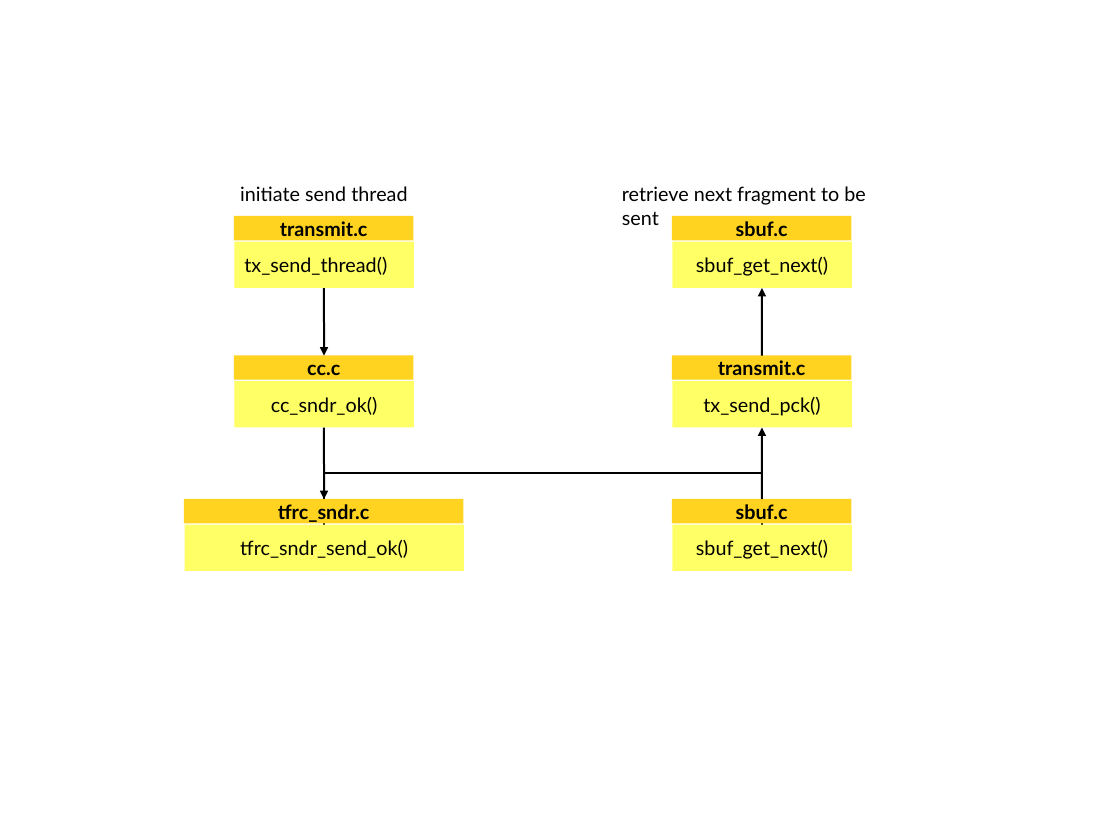
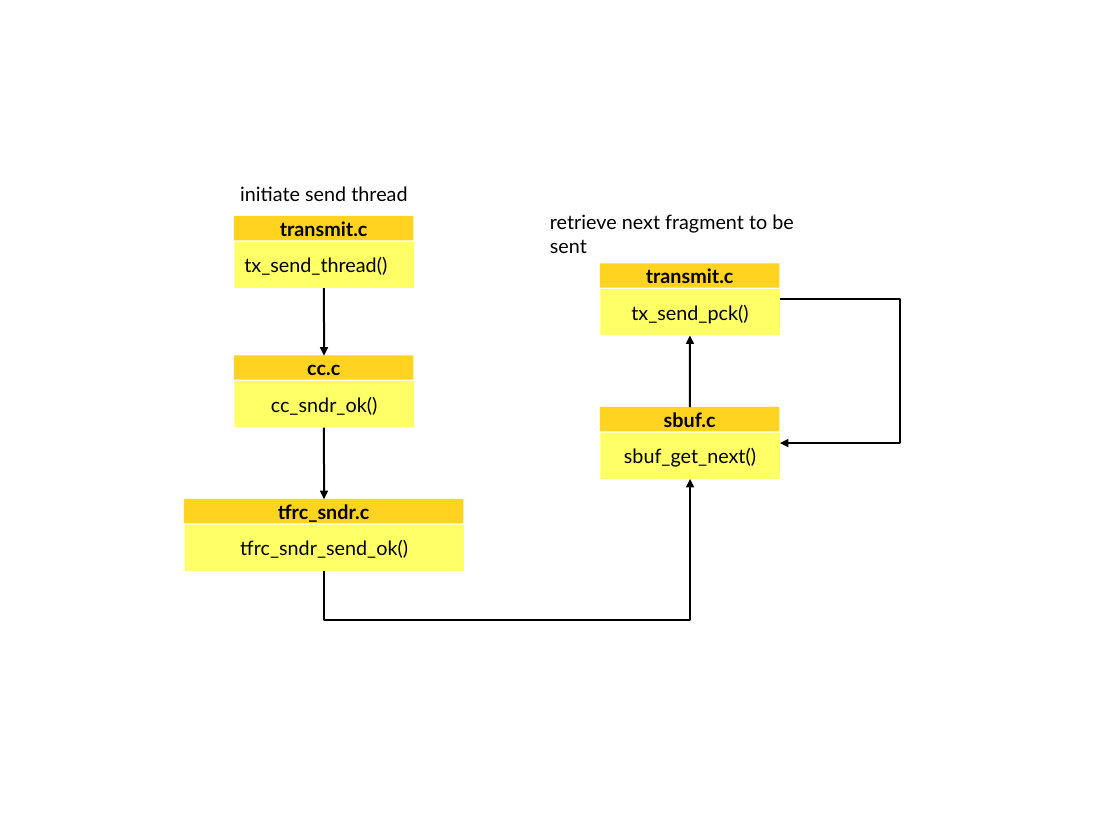
Before and after one commit to uclmediatools/vic, a slide deck: slide 1 of docs/plan/img/ultra-send.odp. Drawn at 1120x840 pixels with LibreOffice and Linux fonts; fonts in the diff are those of the drawing. Boxes give left, top, right and bottom in pixels: in the first picture for what was removed or moved away, otherwise in the second. Text is boxed around its words. In the diff, an @@ line names an element or a change of style, - is before the commit and + after.

```diff
--- a/docs/plan/img/ultra-send.odp
+++ b/docs/plan/img/ultra-send.odp
@@ text "retrieve next fragment to be ...": place and size @@
-text "retrieve next fragment to be ..." at [622,186,865,225]
+text "retrieve next fragment to be ..." at [550,214,793,253]
@@ rectangle removed at [672,216,852,241] @@
-sbuf.c
@@ rectangle "transmit.c": place and size @@
-rectangle "transmit.c" at [672,356,852,380]
+rectangle "transmit.c" at [601,263,781,288]
@@ rectangle removed at [673,242,853,289] @@
-sbuf_get_next()
@@ elbow arrow added from (781, 300) to (781, 443), #000000 1.42 pt @@
@@ arrow moved from (762, 356) - (762, 288) to (690, 408) - (690, 335) @@
@@ 3 rectangles: place and size @@
-3 rectangles at [672,381,853,571]
+3 rectangles at [601,290,781,480]
@@ arrow removed from (762, 499) to (762, 428) @@
@@ elbow arrow moved from (324, 571) - (762, 571) to (324, 571) - (690, 479) @@
```
Also in this commit, not shown: 1 other file.
